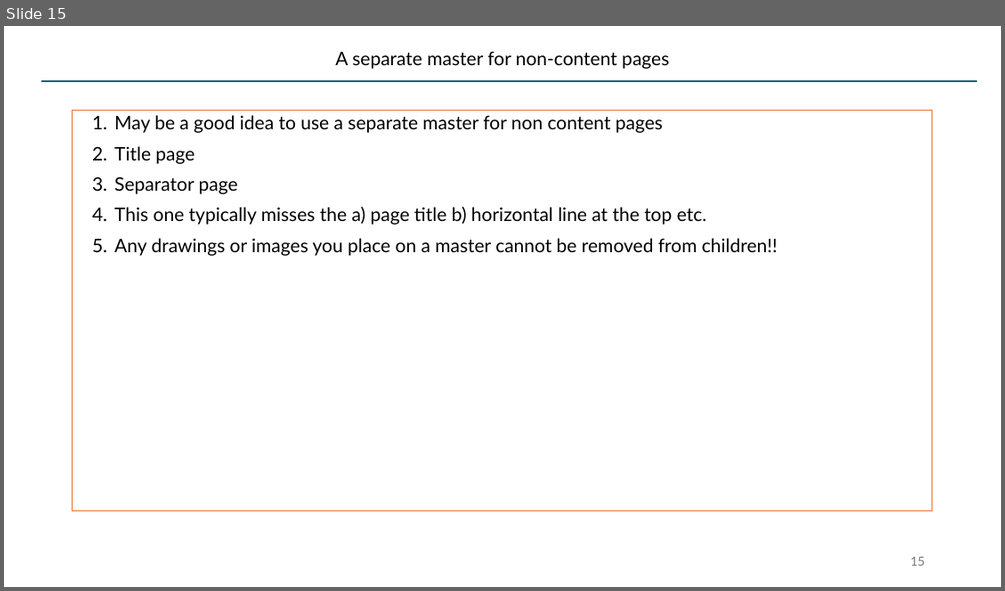
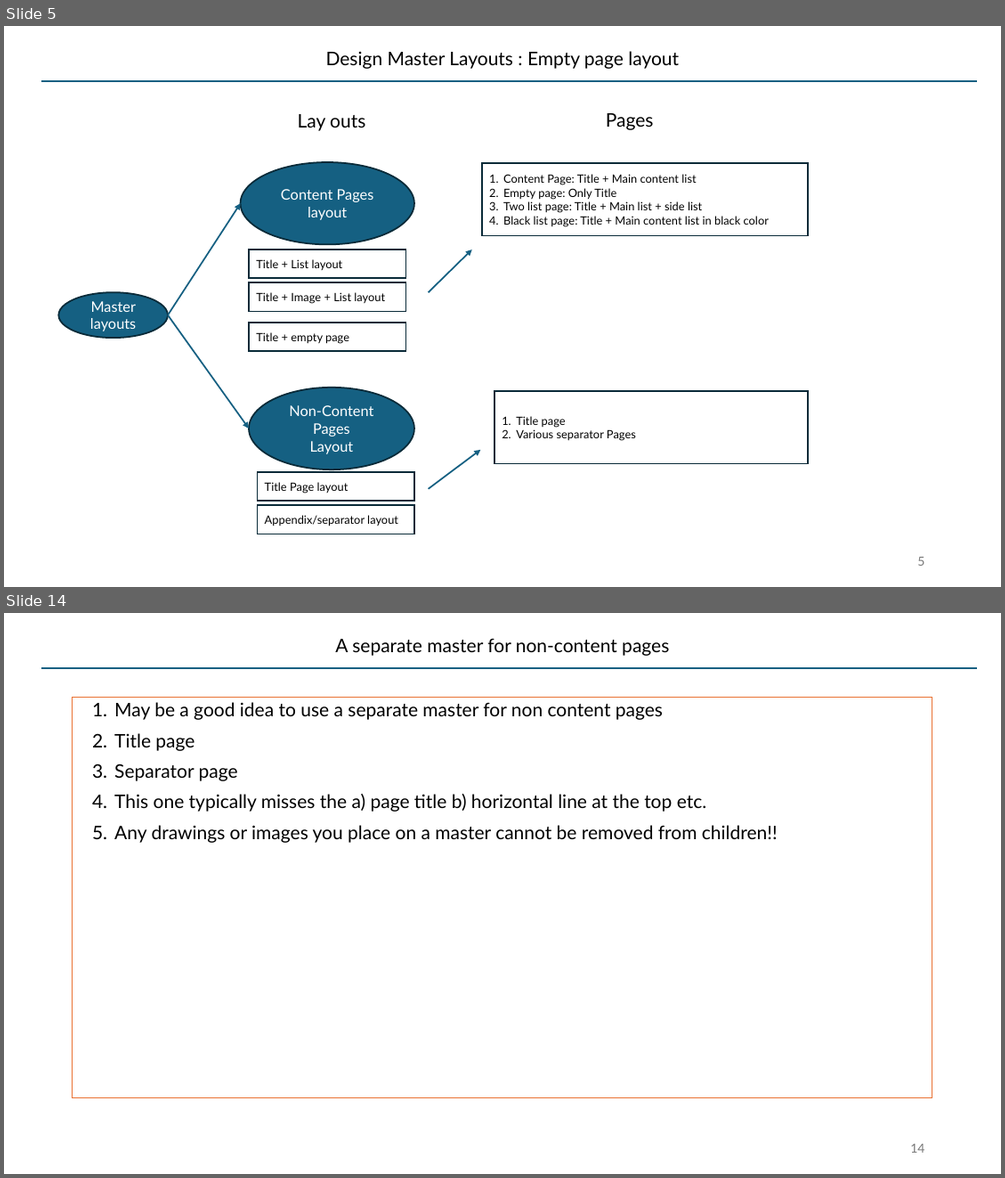
Before and after one commit to SatyaKomatineni/articles-repo, a slide deck: architecture/styling-lists-in-powerpoint.pptx. Shown one above the other, each under a label of ours: slide 15 before the commit, slides 5 and 14 after it; the slides between them are not shown. The pictures are 1005x591 and 1005x1178 pixels, drawn with LibreOffice and Linux fonts; fonts in the diff are those of the drawing. Boxes give left, top, right and bottom in pixels: in the first picture for what was removed or moved away, otherwise in the second. Text is boxed around its words. In the diff, an @@ line names an element or a change of style, - is before the commit and + after.

Commit message:
clarity to ppt master layouts

```diff
--- a/architecture/styling-lists-in-powerpoint.pptx
+++ b/architecture/styling-lists-in-powerpoint.pptx
@@ slide 5 added at (4,26,1001,587), background #FFFFFF; not listed: 1 template element that a slide beside it also shows @@
@@ title added at (326,51,679,69), 18 pt, text #000000 @@
+Design Master Layouts : Empty page layout
@@ text added at (298,114,365,131), 18 pt, text #000000 @@
+Lay outs
@@ text added at (606,113,654,130), 18 pt, text #000000 @@
+Pages
@@ ellipse added at (241,162,414,244), fill #156082, outline #092A39 1.5 pt, 14 pt, text #FFFFFF @@
+Content Pages
+layout
@@ rectangle added at (482,164,808,236), outline #092A39 1.5 pt, 11 pt, text #000000 @@
+1. Content Page: Title + Main content list
+2. Empty page: Only Title
+3. Two list page: Title + Main list + side list
+4. Black list page: Title + Main content list in black color
@@ arrow added from (168, 315) to (241, 203), #156082 1.5 pt @@
@@ rectangle added at (249,249,405,278), outline #092A39 1.5 pt, 11 pt, text #000000 @@
+Title + List layout
@@ arrow added from (428, 292) to (472, 249), #156082 1.5 pt @@
@@ ellipse added at (58,292,168,338), fill #156082, outline #092A39 1.5 pt, 14 pt, text #FFFFFF @@
+Master layouts
@@ rectangle added at (249,282,405,311), outline #092A39 1.5 pt, 11 pt, text #000000 @@
+Title + Image + List layout
@@ arrow added from (168, 315) to (249, 428), #156082 1.5 pt @@
@@ rectangle added at (249,323,405,351), outline #092A39 1.5 pt, 11 pt, text #000000 @@
+Title + empty page
@@ ellipse added at (249,387,413,469), fill #156082, outline #092A39 1.5 pt, 14 pt, text #FFFFFF @@
+Non-Content Pages
+Layout
@@ rectangle added at (494,391,808,464), outline #092A39 1.5 pt, 11 pt, text #000000 @@
+1. Title page
+2. Various separator Pages
@@ arrow added from (428, 489) to (480, 450), #156082 1.5 pt @@
@@ rectangle added at (258,472,414,500), outline #092A39 1.5 pt, 11 pt, text #000000 @@
+Title Page layout
@@ rectangle added at (258,506,414,534), outline #092A39 1.5 pt, 11 pt, text #000000 @@
+Appendix/separator layout
@@ page number added at (917,556,924,565), 12 pt, text #797979 @@
+5
@@ what was slide 15 is now slide 14 @@
@@ page number at (910,1143,924,1152): text changed @@
-15
+14
```
Also in this commit, not shown: 8 slides changed, 6 other slides added.
